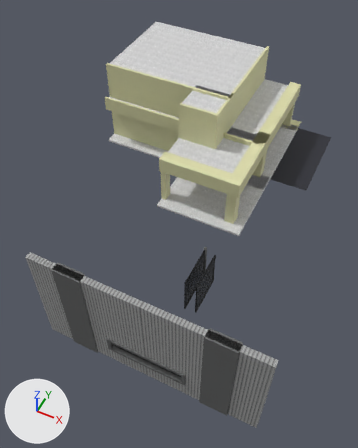
A saved change to the Blender file Assets/World/C10L1/raw/C10L1_Structures.blend.
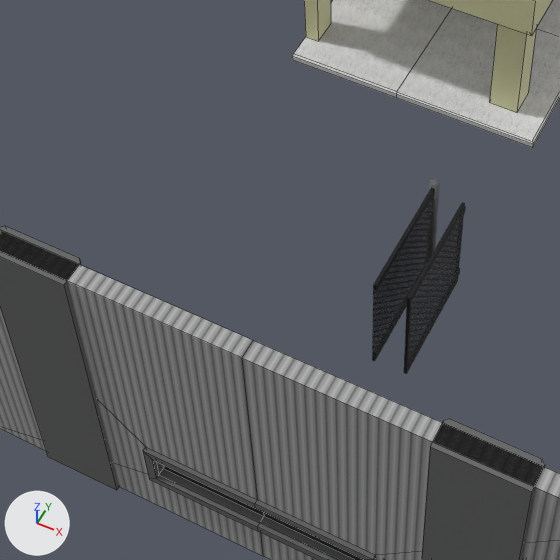
Old and new are each drawn whole from a camera (50 mm lens) standing at (9.79, -44.57, 36.49) and looking at (-4.28, -16.42, 1.3) and again close up on the part from 16% to 69% of the width and 41% to 84% of the height. Every picture has the same lights, and +X, +Y and +Z are marked at lower left. The close-ups show mesh edges as thin lines.

In view in the first close-up: 'ChainLink_Door', 'ChainLink_Wall', 'StripCorner_Facade', 'Tunnel_BigDoor'.
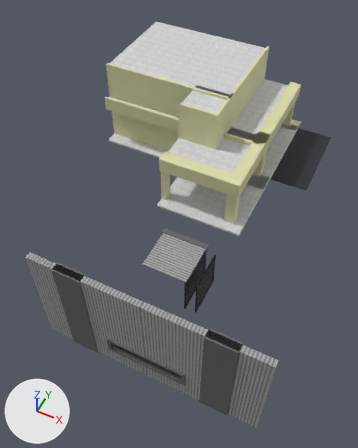
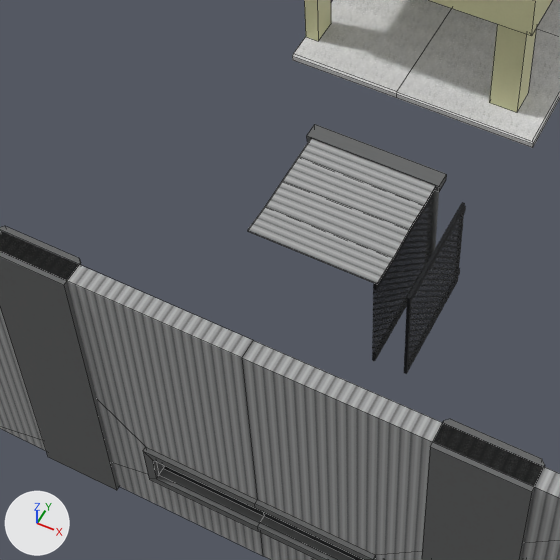
Pixel boxes [x1, y1, x2, y2] of what changed, in the close-ups (560 x 560 px):
'ChainLink_Roof', added: after [248, 139, 435, 284]
'ChainLink_Strut', added: after [307, 124, 447, 192]

What changed in the scene script:
```text
Add me_cube_001:
    me_cube_001.from_pydata(...)  # 20 vertices, 18 faces; spans x -3.88..0.12, y -4.0..0.0, z 0.07..0.23
    me_cube_001.materials.append(mat_uv_metal_corrogated)  # picture img_tx_metal_corrogated_png
Add me_cube:
    me_cube.from_pydata(...)  # a box spanning x -4.0..0.25, y -0.25..0.25, z 0.0..0.25
    me_cube.materials.append(mat_uv_metal)  # picture img_tx_metal_png_001
Add ob_chainlink_roof:
    ob_chainlink_roof = bpy.data.objects.new('ChainLink_Roof', me_cube_001)
    ob_chainlink_roof.location = (0.0, -20.0, 4.0)
Add ob_chainlink_strut:
    ob_chainlink_strut = bpy.data.objects.new('ChainLink_Strut', me_cube)
    ob_chainlink_strut.location = (0.0, -20.0, 4.0)
```
